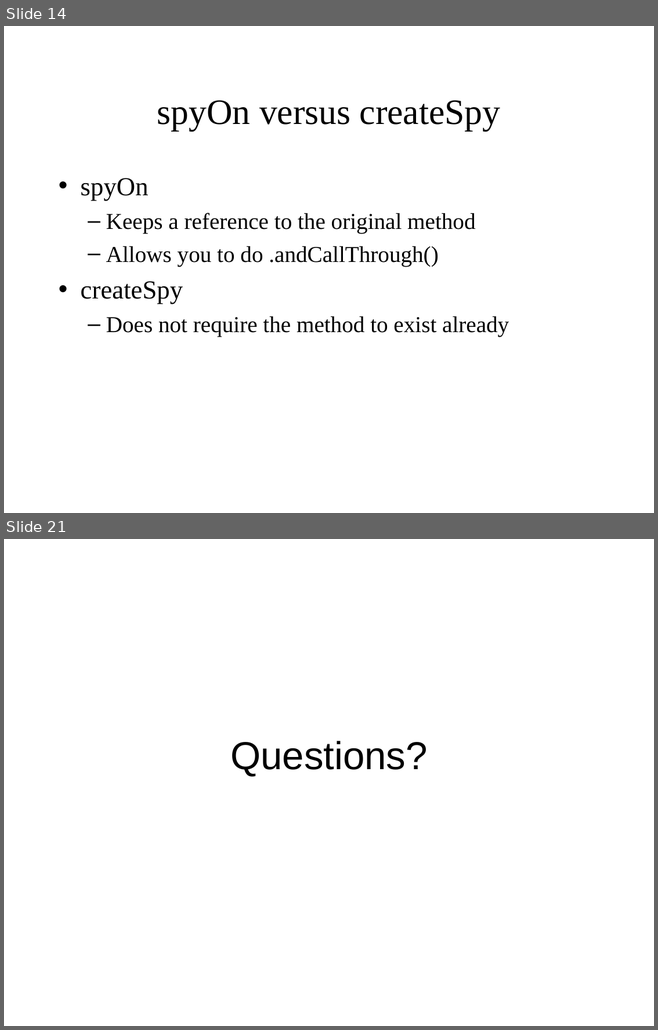
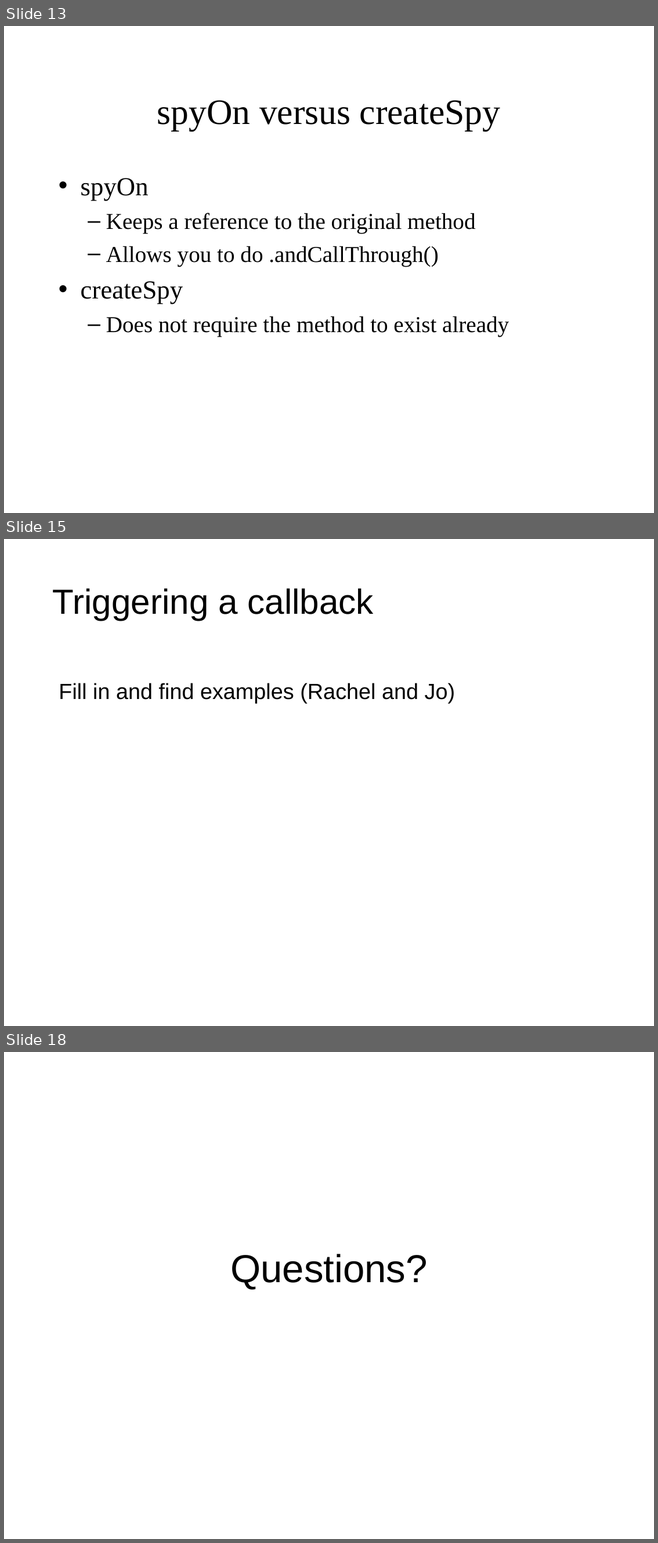
Before and after one commit to jomontanari/JasmineBowlingGame, a slide deck: TestingJavaScript_with_Jasmine.ppt. Shown one above the other, each under a label of ours: slides 14 and 21 before the commit, slides 13, 15 and 18 after it; the slides between them are not shown. The pictures are 658x1030 and 658x1543 pixels, drawn with LibreOffice and Linux fonts; fonts in the diff are those of the drawing. Boxes give left, top, right and bottom in pixels: in the first picture for what was removed or moved away, otherwise in the second. Text is boxed around its words. In the diff, an @@ line names an element or a change of style, - is before the commit and + after.

```diff
--- a/TestingJavaScript_with_Jasmine.ppt
+++ b/TestingJavaScript_with_Jasmine.ppt
@@ slide 15 added at (x1=4, y1=539, x2=654, y2=1026), background #FFFFFF @@
@@ title added at (x1=53, y1=588, x2=373, y2=620), 43 pt, text #000000 @@
+Triggering a callback
@@ text added at (x1=59, y1=683, x2=455, y2=704), 27 pt, text #000000 @@
+Fill in and find examples (Rachel and Jo)
@@ what was slide 14 is now slide 13 @@
@@ what was slide 21 is now slide 18 @@
```
Also in this commit, not shown: 6 slides changed, 5 other slides added, 9 slides removed, 1 other file.
